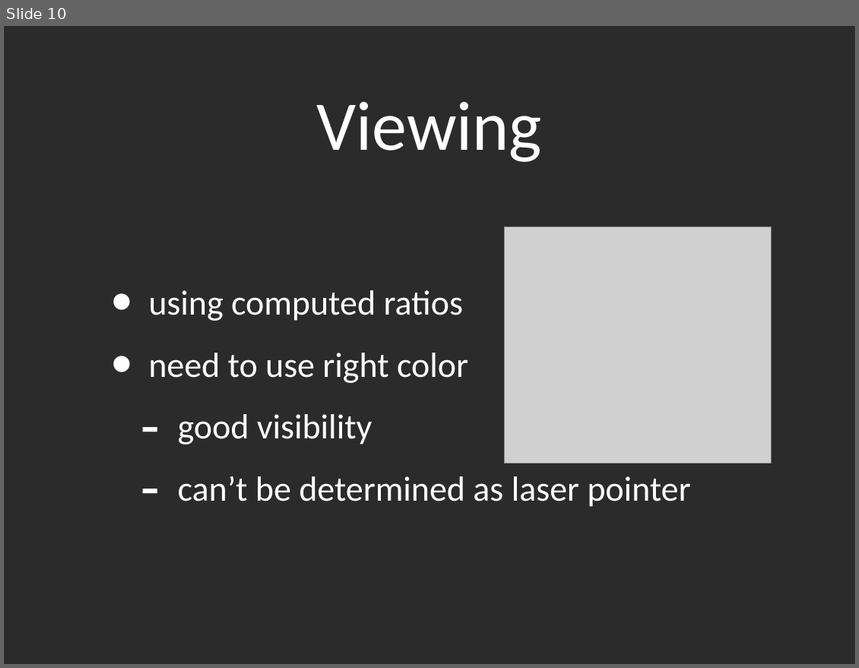
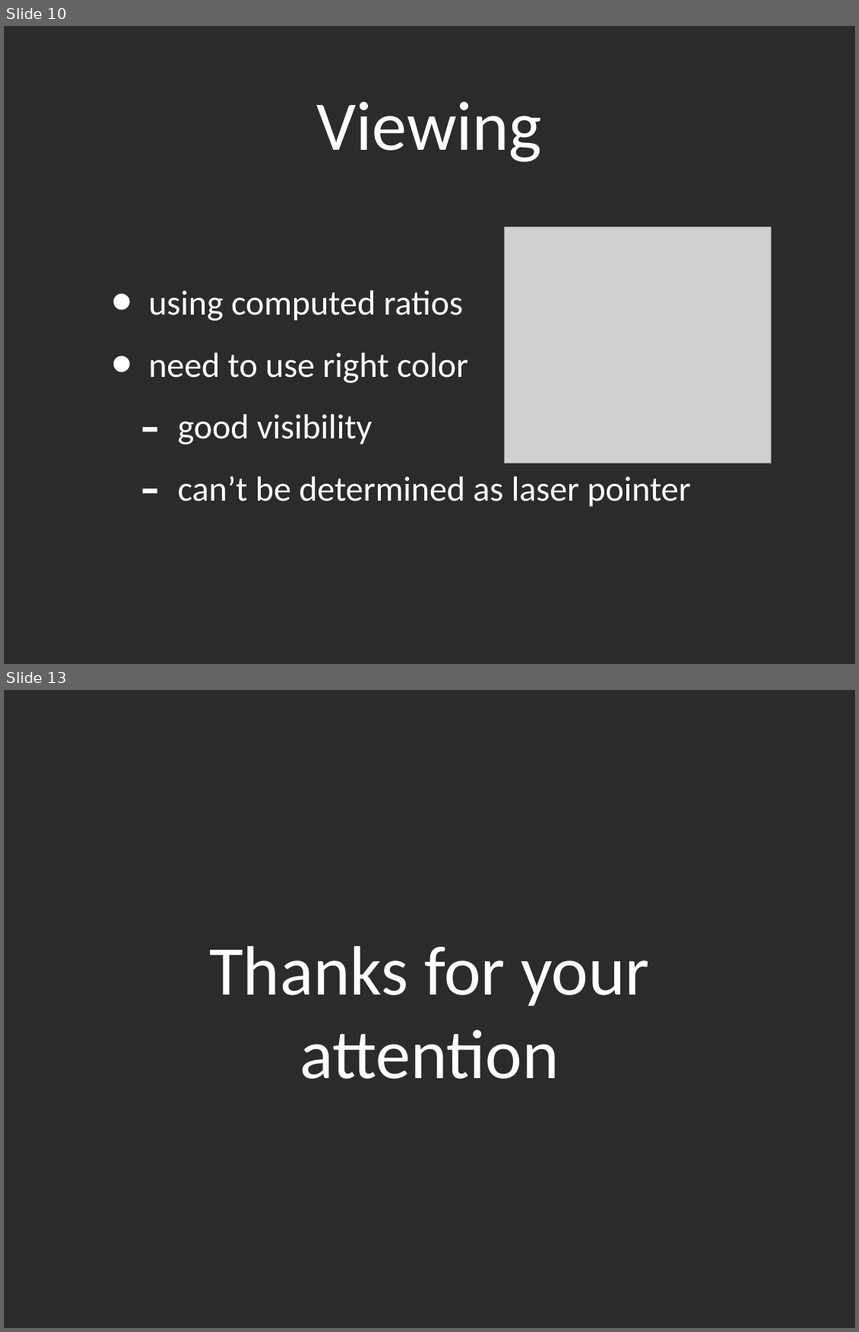
Before and after one commit to xtompok/zpracovaniobrazu, a slide deck: doc/Presentation.ppt. Shown one above the other, each under a label of ours: slide 10 before the commit, slides 10 and 13 after it; the slides between them are not shown. The pictures are 859x668 and 859x1332 pixels, drawn with LibreOffice and Linux fonts; fonts in the diff are those of the drawing; grey boxes stand for pictures; background and template pictures are left out; a plain dark background stands for a picture behind light text. Boxes give left, top, right and bottom in pixels: in the first picture for what was removed or moved away, otherwise in the second. Text is boxed around its words. In the diff, an @@ line names an element or a change of style, - is before the commit and + after.

```diff
--- a/doc/Presentation.ppt
+++ b/doc/Presentation.ppt
@@ slide 13 added at (4,690,855,1328), background picture (left out) @@
@@ title added at (209,946,649,1079), 84 pt, text #FFFFFF @@
+Thanks for your attention
```
Also in this commit, not shown: 2 slides changed, 3 other slides added, 1 slide removed, 39 other files.
